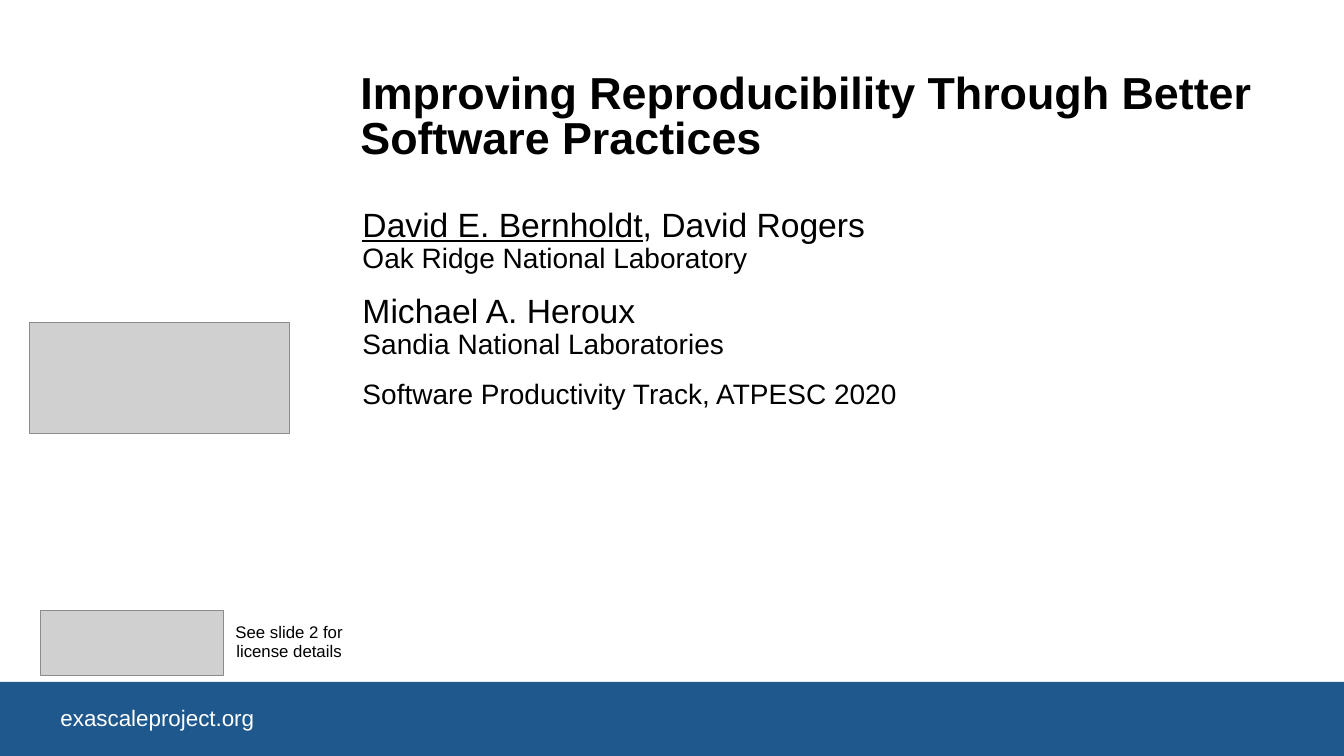
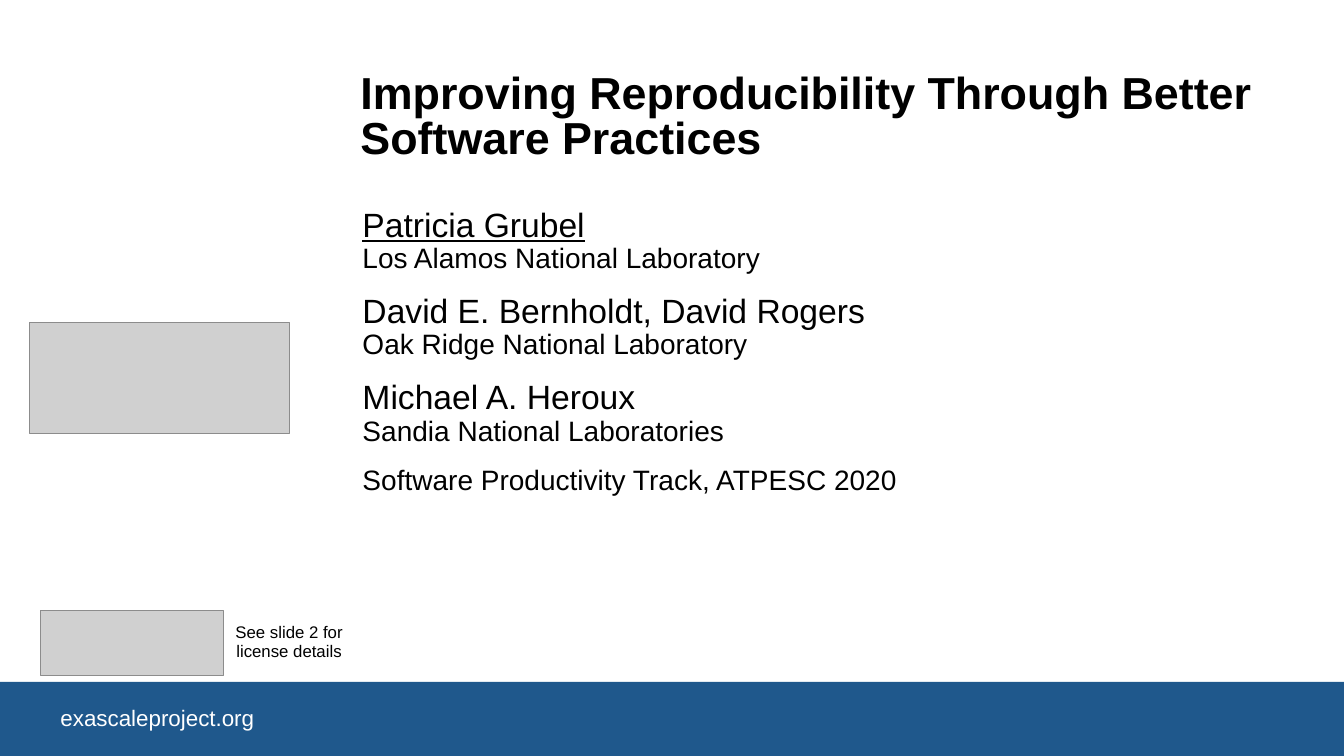
Before and after one commit to betterscientificsoftware/bssw-tutorial, a slide deck: slide 1 of presentations/SC20-reproducibility.pptx. Drawn at 1344x756 pixels with LibreOffice and Linux fonts; fonts in the diff are those of the drawing; grey boxes stand for pictures; background and template pictures are left out. Boxes give left, top, right and bottom in pixels: in the first picture for what was removed or moved away, otherwise in the second. Text is boxed around its words. In the diff, an @@ line names an element or a change of style, - is before the commit and + after.

Commit message:
First pass at shortening reproducibility section for SC

```diff
--- a/presentations/SC20-reproducibility.pptx
+++ b/presentations/SC20-reproducibility.pptx
@@ subtitle at (362,212,760,273): paragraph added @@
+Patricia Grubel
+Los Alamos National Laboratory
@@ subtitle at (362,298,865,360): underline off in "David E. Bernholdt," @@
```
Also in this commit, not shown: 3 other slides changed, 2 slides added.
